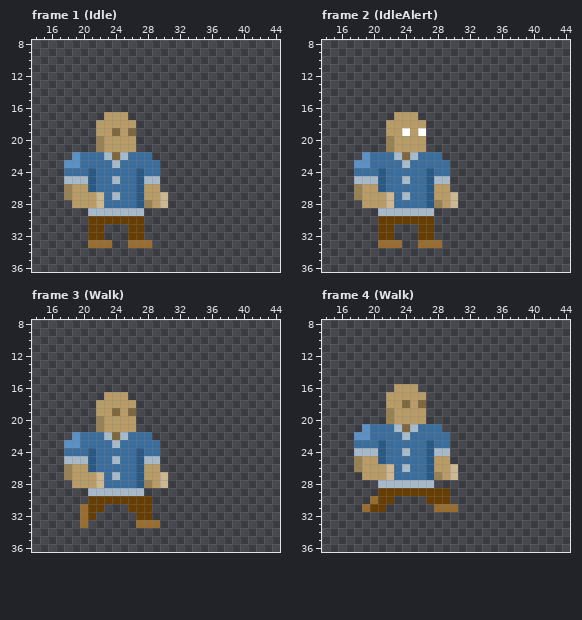
Pixel-art file, stored at HumanMelee1.aseprite. The first picture shows the starting point.
48x48 pixels, 27 frames. Shown: frame 1 (Idle): x 14..44, y 8..36; frame 2 (IdleAlert): x 14..44, y 8..36; frame 3 (Walk): x 14..44, y 8..36; frame 4 (Walk): x 14..44, y 8..36. The commit also changed other frames, which this record leaves out.
After:
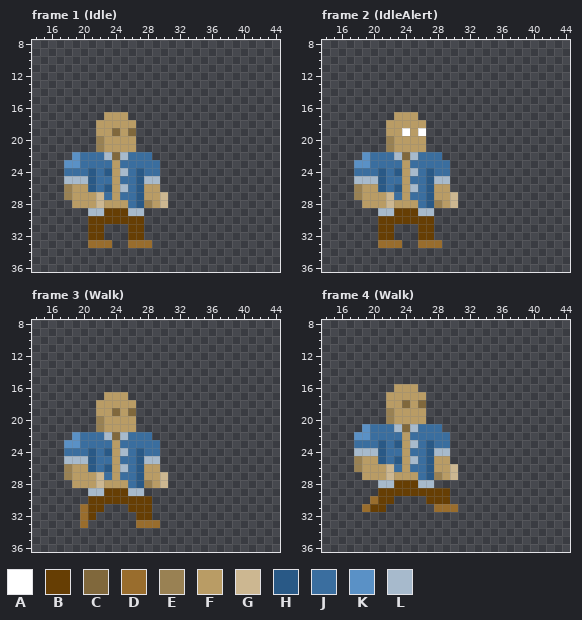
Palette (. is transparent): A #ffffff  B #663e04  C #80683c  D #996d2d  E #998153  F #b99c65  G #ccb791  H #295986  J #3a6e9f  K #5a91c6  L #a7bacc
The exact change:
Changed rows in their new state; - is an unchanged pixel.
Frame 1 (Idle), layer "gob":
first column x 23:
23 -F-
24 HFL
25 -F-
26 HFL
27 -F-
28 FFF
29 BBB
Frame 2 (IdleAlert), layer "gob": the same change as frame 1 (Idle)
Frame 3 (Walk), layer "gob": the same change as frame 1 (Idle)
Frame 4 (Walk), layer "gob":
first column x 23:
22 -F-
23 HFL
24 -F-
25 HFL
26 -F-
27 FFF
28 BBB
